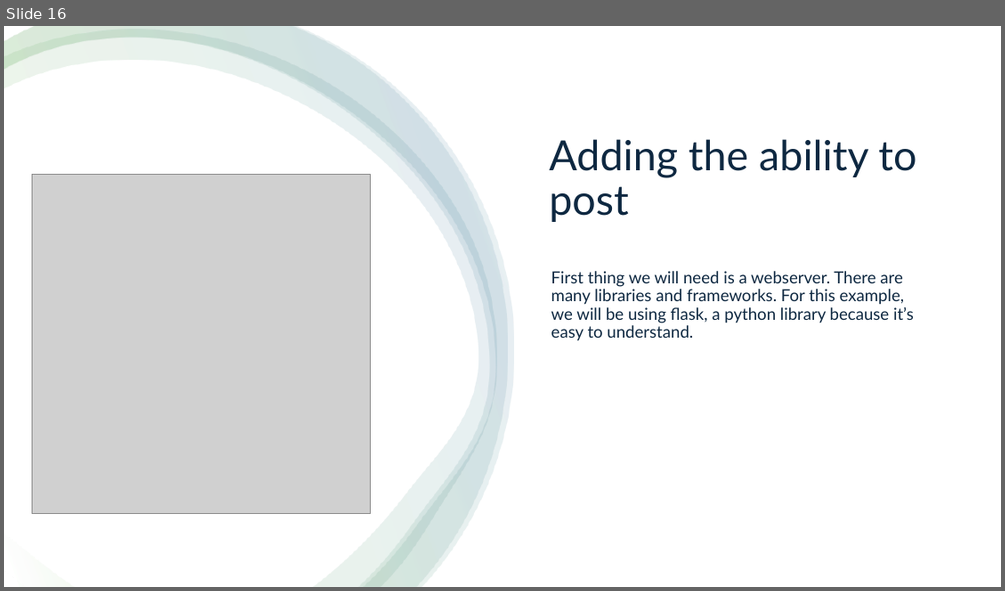
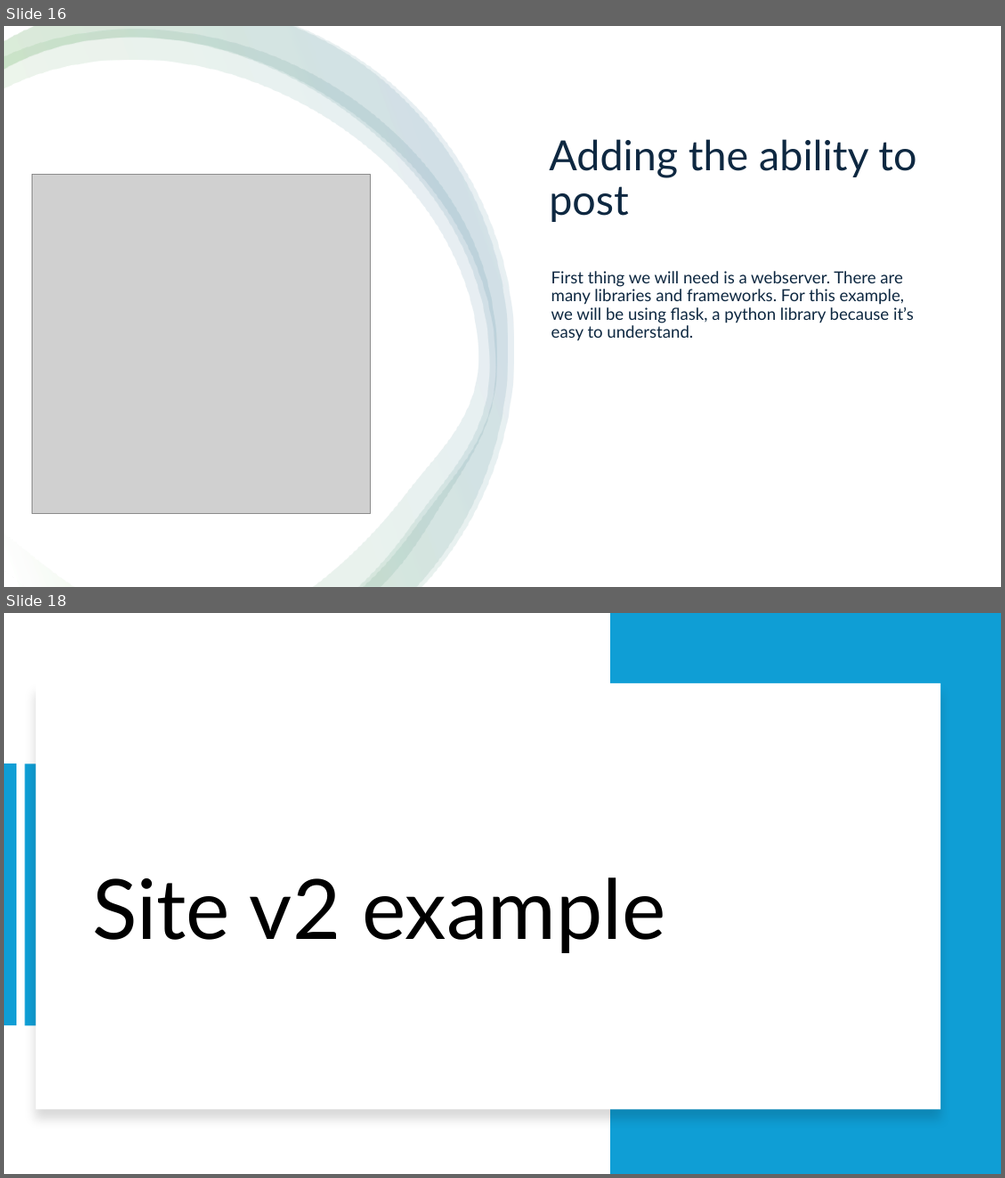
Before and after one commit to KirilBourakov/CS-Square-presentation, a slide deck: Presentation.pptx. Shown one above the other, each under a label of ours: slide 16 before the commit, slides 16 and 18 after it; the slides between them are not shown. The pictures are 1005x591 and 1005x1178 pixels, drawn with LibreOffice and Linux fonts; fonts in the diff are those of the drawing; grey boxes stand for pictures. Boxes give left, top, right and bottom in pixels: in the first picture for what was removed or moved away, otherwise in the second. Text is boxed around its words. In the diff, an @@ line names an element or a change of style, - is before the commit and + after.

```diff
--- a/Presentation.pptx
+++ b/Presentation.pptx
@@ slide 18 added at box(4, 613, 1001, 1174), background #FFFFFF @@
@@ rectangle added at box(610, 613, 1001, 1174), fill #0F9ED5 @@
@@ rectangle added at box(35, 683, 940, 1110), fill #FFFFFF @@
@@ rectangle added at box(4, 763, 16, 1025), fill #0F9ED5 @@
@@ rectangle added at box(24, 763, 37, 1025), fill #0F9ED5 @@
@@ title added at box(92, 877, 666, 953), 80 pt, text #000000 @@
+Site v2 example
```
Also in this commit, not shown: 1 slide changed, 3 other slides added, 11 other files.
